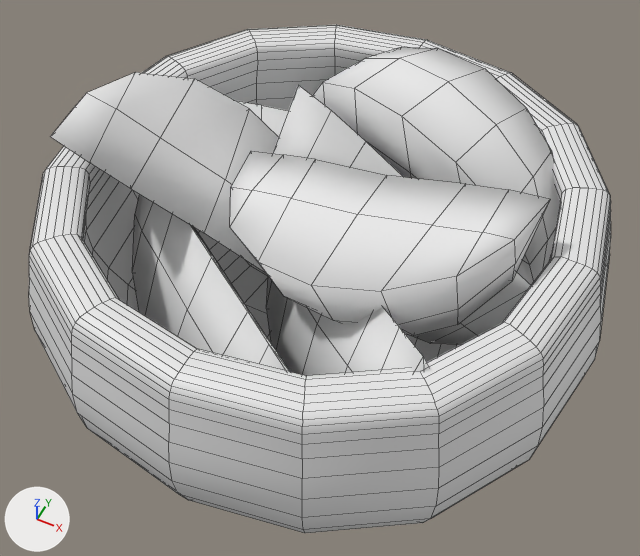
The FBX model Assets/Models/Meshes/Barstuff/bins/bins_ing/bin_A.fbx, before and after one commit.
Before and after are seen from a camera (50 mm lens) standing at (-0.285, 1.144, 0.792) and looking at (-0.524, 1.623, 0.195). Every picture has the same lights, and +X, +Y and +Z are marked at lower left. Mesh edges are drawn as thin lines. Where no turn or scale is listed for an object, it has been applied to the vertices.

Names of what the first picture shows: 'Bin_A', 'Ing_A_clust'.
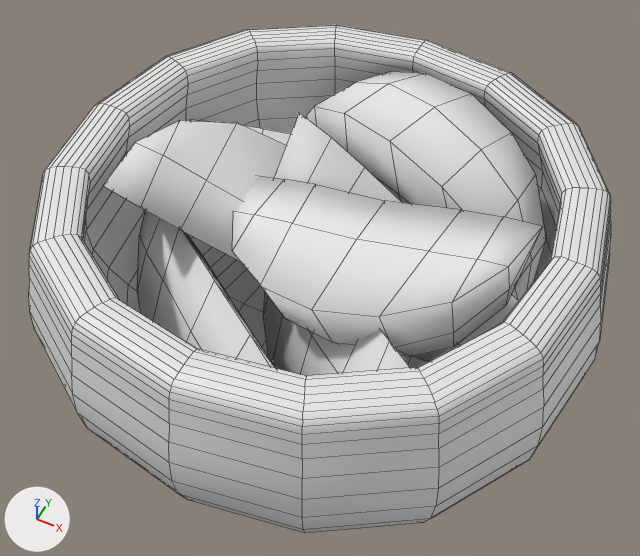
The newer file is also turned or shifted as a whole; pictures and numbers use the older file's frame.

Where the change shows, as pixel boxes [x1, y1, x2, y2] in the pictures (640 x 556 px; the box of a moved part takes in the faces that stretch with it):
'Ing_A_clust', reshaped (13% narrower, 7% shorter): before [50, 47, 560, 376]; after [103, 71, 546, 376]
part 1 of me_cube_063, moved or reshaped: before [132, 194, 290, 372]; after [137, 210, 275, 368]
part 2 of me_cube_063, moved or reshaped: before [266, 276, 429, 376]; after [263, 293, 410, 376]
part 3 of me_cube_063, moved or reshaped: before [236, 101, 288, 137]; after [190, 119, 290, 145]
part 4 of me_cube_063, moved or reshaped: before [272, 85, 531, 344]; after [274, 113, 518, 362]
part 5 of me_cube_063, moved or reshaped: before [50, 72, 279, 274]; after [103, 120, 286, 262]
part 6 of me_cube_063, moved or reshaped: before [313, 47, 560, 285]; after [306, 71, 546, 301]
part 7 of me_cube_063, moved or reshaped: before [230, 151, 550, 336]; after [232, 176, 543, 357]

The change, as a diff of the scene's bpy script:
```diff
--- a/Assets/Models/Meshes/Barstuff/bins/bins_ing/bin_A.fbx.py
+++ b/Assets/Models/Meshes/Barstuff/bins/bins_ing/bin_A.fbx.py
@@ me_cube_063 @@
 me_cube_063.from_pydata(...)  # 266 vertices, 280 faces; spans x -0.162..0.269, y -0.097..0.29, z -0.097..0.168
 # used by ob_ing_a_clust; location = (-0.583, 1.5402, 0.1972)
+# me_cube_063 part 1: the loose piece of 38 vertices spanning x -0.126..0.12, y -0.097..0.096, z -0.069..0.082 is moved by (0.0, 0.0, -0.029)
+# me_cube_063 part 2: the loose piece of 38 vertices spanning x -0.023..0.223, y -0.07..0.164, z -0.097..0.113 is moved by (-0.009, 0.008, -0.031)
+# me_cube_063 part 3: the loose piece of 38 vertices spanning x -0.133..0.143, y 0.139..0.29, z -0.086..0.071 is moved by (0.0, 0.0, -0.029)
+# me_cube_063 part 4: the loose piece of 38 vertices spanning x -0.01..0.269, y 0.101..0.206, z -0.062..0.149 is moved by (0.0, 0.0, -0.029)
+# me_cube_063 part 5: the loose piece of 38 vertices spanning x -0.162..0.075, y -0.013..0.173, z -0.052..0.168 is multiplied about its middle by the matrix ((0.994, 0.007, -0.105), (-0.007, 1.0, 0.0), (0.105, 0.0, 0.994)), then moved by (0.035, 0.017, -0.045)
+# me_cube_063 part 6: the loose piece of 38 vertices spanning x -0.034..0.242, y 0.133..0.283, z -0.003..0.146 is moved by (-0.008, -0.001, -0.029)
+# me_cube_063 part 7: the loose piece of 38 vertices spanning x -0.033..0.235, y -0.008..0.128, z 0.007..0.143 is moved by (0.0, 0.0, -0.029)
 me_cube_063.materials.append(mat_ing_mat)
```
